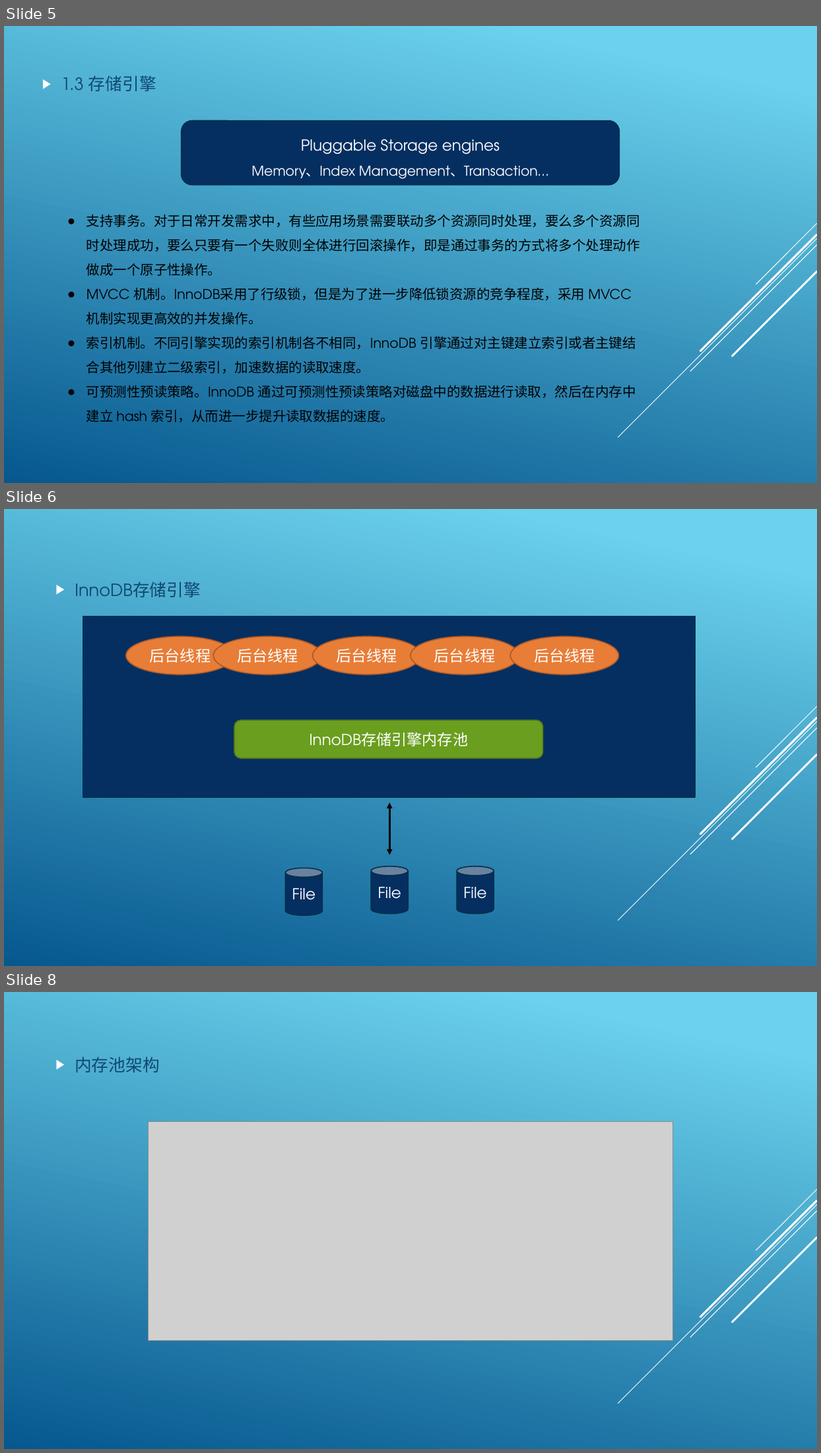
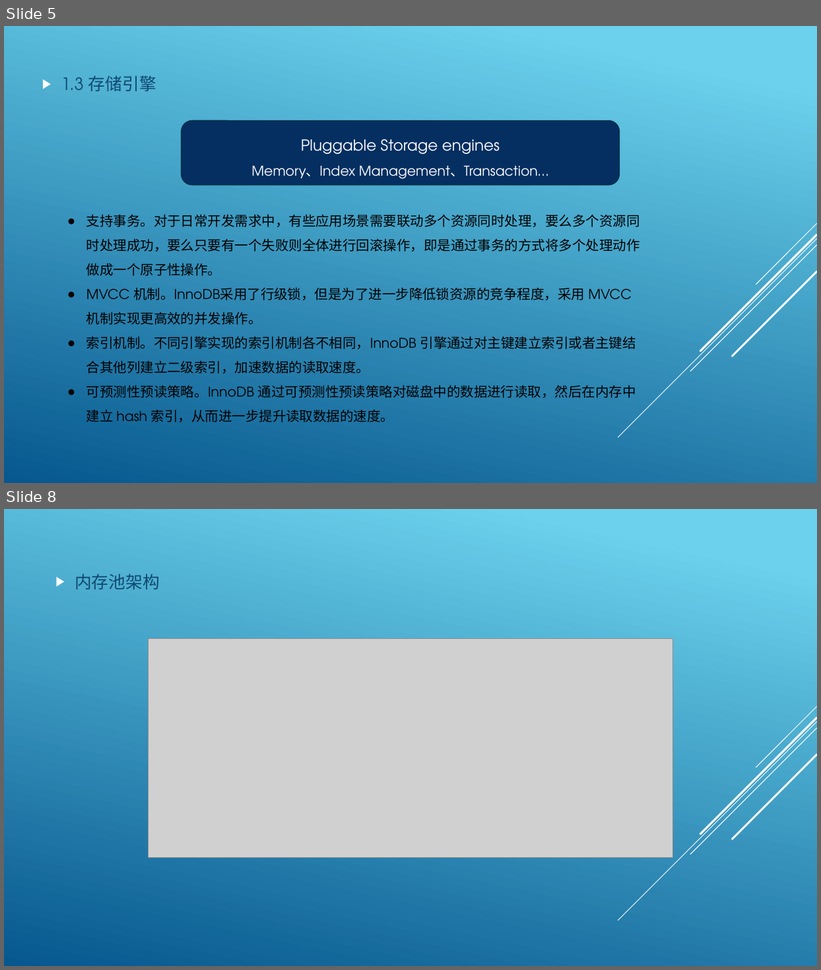
Before and after one commit to tank520/MyNote, a slide deck: 02 软件开发/03 数据库/MySQL.pptx. Shown one above the other, each under a label of ours: slides 5, 6 and 8 before the commit, slides 5 and 8 after it; the slides between them are not shown. The pictures are 821x1453 and 821x970 pixels, drawn with LibreOffice and Linux fonts; fonts in the diff are those of the drawing; grey boxes stand for pictures. Boxes give left, top, right and bottom in pixels: in the first picture for what was removed or moved away, otherwise in the second. Text is boxed around its words. In the diff, an @@ line names an element or a change of style, - is before the commit and + after.

```diff
--- a/02 软件开发/03 数据库/MySQL.pptx
+++ b/02 软件开发/03 数据库/MySQL.pptx
@@ slide 6 removed at (x1=4, y1=509, x2=817, y2=966), background gradient #6ED2EB to #06588E; not listed: 5 template elements that a slide beside it also shows @@
@@ text removed at (x1=75, y1=582, x2=201, y2=597) @@
-▶ InnoDB存储引擎
@@ rectangle removed at (x1=83, y1=617, x2=695, y2=797) @@
@@ ellipse removed at (x1=126, y1=636, x2=234, y2=675) @@
-后台线程
@@ ellipse removed at (x1=213, y1=636, x2=322, y2=675) @@
-后台线程
@@ ellipse removed at (x1=313, y1=636, x2=421, y2=675) @@
-后台线程
@@ ellipse removed at (x1=411, y1=636, x2=519, y2=675) @@
-后台线程
@@ ellipse removed at (x1=510, y1=636, x2=619, y2=675) @@
-后台线程
@@ rounded rectangle removed at (x1=234, y1=720, x2=543, y2=758) @@
-InnoDB存储引擎内存池
@@ double arrow removed from (389, 803) to (389, 855) @@
@@ cylinder removed at (x1=286, y1=868, x2=323, y2=916) @@
-File
@@ cylinder removed at (x1=371, y1=867, x2=409, y2=914) @@
-File
@@ cylinder removed at (x1=457, y1=867, x2=494, y2=914) @@
-File
```
Also in this commit, not shown: 2 slides added, 1 other slide removed.
